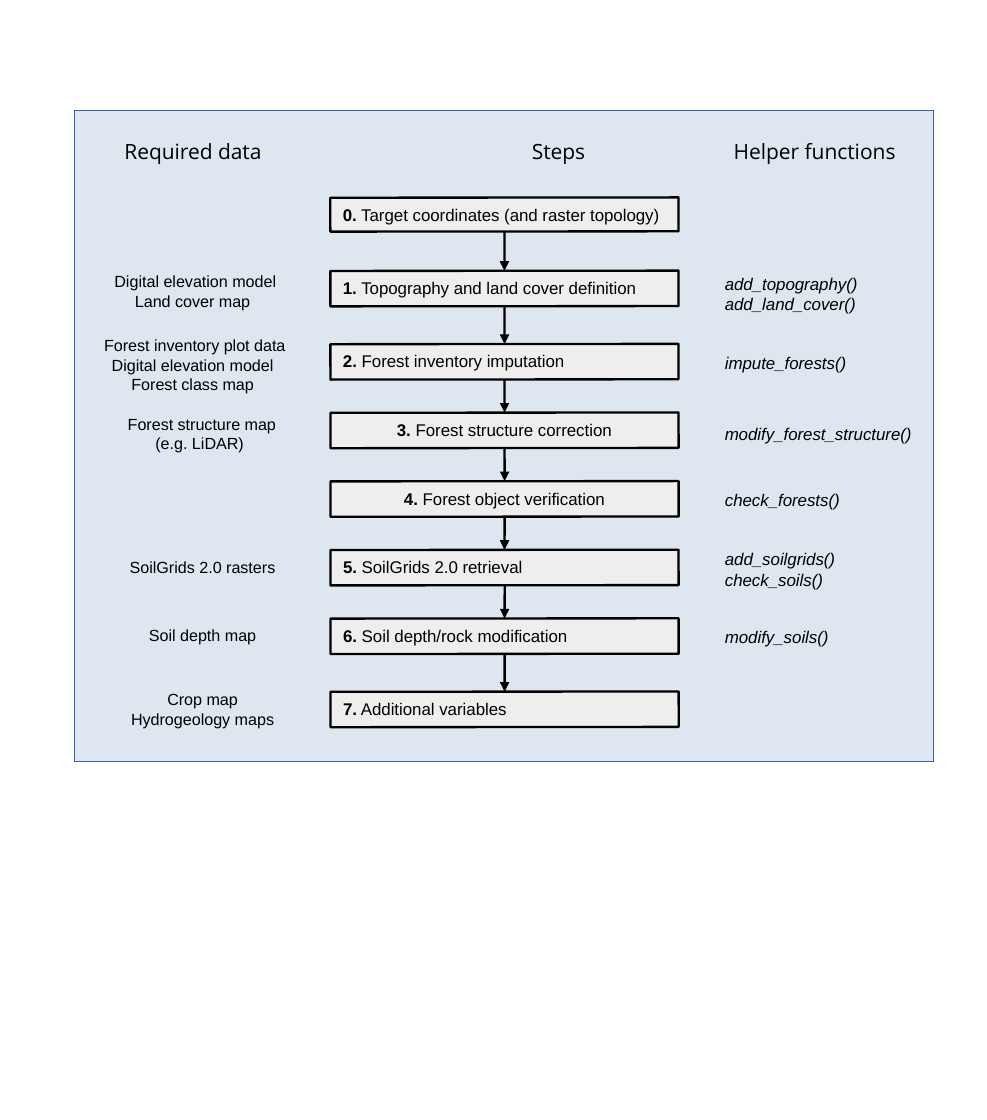
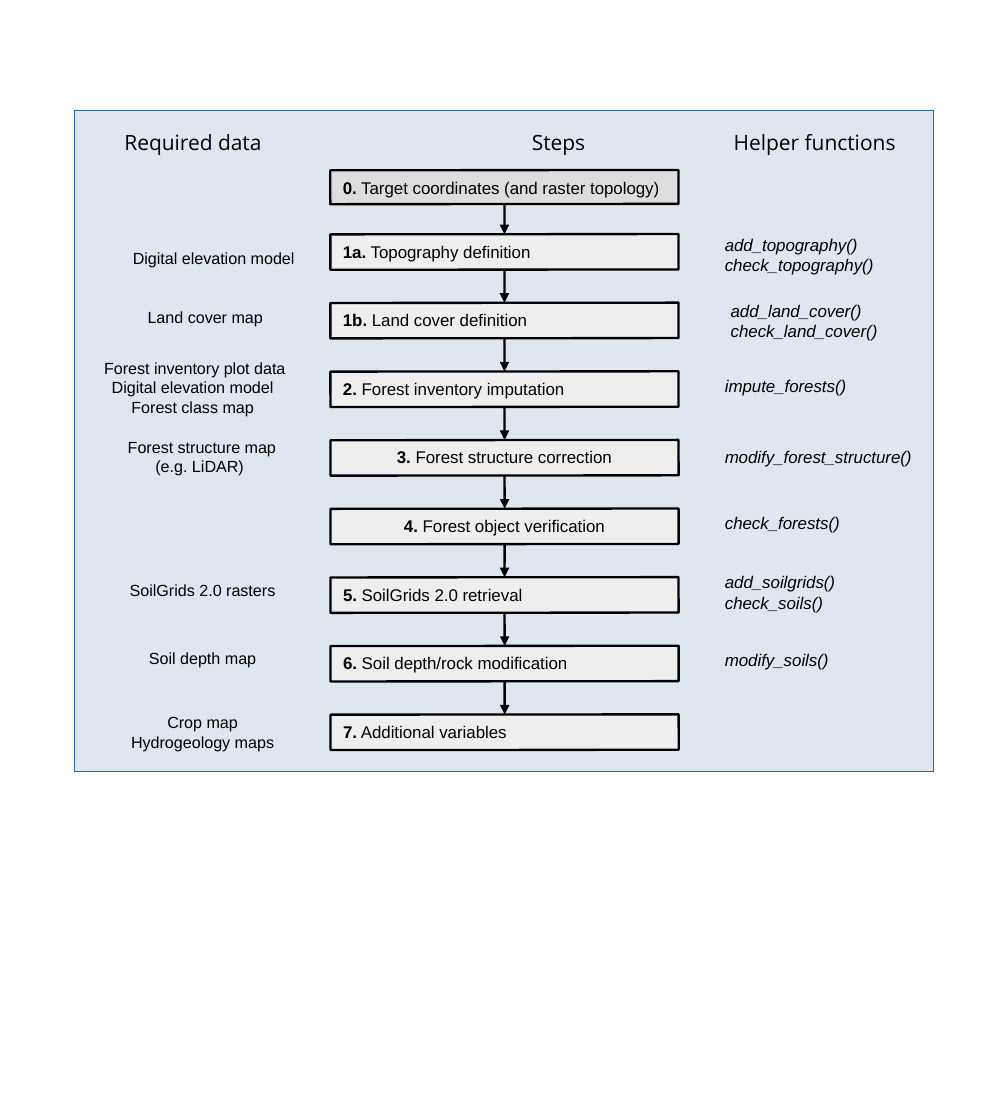
Before and after one commit to emf-creaf/medfatebook, a slide deck: slide 1 of figures/Landscape_init_workflow.odp. Drawn at 987x1120 pixels with LibreOffice and Linux fonts; fonts in the diff are those of the drawing. Boxes give left, top, right and bottom in pixels: in the first picture for what was removed or moved away, otherwise in the second. Text is boxed around its words. In the diff, an @@ line names an element or a change of style, - is before the commit and + after.

Commit message:
data structures

```diff
--- a/figures/Landscape_init_workflow.odp
+++ b/figures/Landscape_init_workflow.odp
@@ rectangle: place and size @@
-rectangle at (74,110,934,761)
+rectangle at (74,110,934,771)
@@ 3 texts: place and size @@
-3 texts at (124,143,896,164)
+3 texts at (124,134,896,155)
@@ rectangle "0. Target coordinates (and raster ...": place and size @@
-rectangle "0. Target coordinates (and raster ..." at (330,197,678,231)
+rectangle "0. Target coordinates (and raster ..." at (330,169,678,204)
@@ rectangle "0. Target coordinates (and raster ..." at (330,169,678,204): fill #EEEEEE to #DDDDDD @@
@@ arrow added from (504, 204) to (504, 235), #000000 1.45 pt @@
@@ text "Digital elevation model": place and size @@
-text "Digital elevation model" at (114,275,276,311)
+text "Digital elevation model" at (133,252,295,268)
@@ rectangle added at (330,234,678,271), fill #EEEEEE, outline #000000 1.45 pt, 10.5 pt, text #000000 @@
+1a. Topography definition
@@ text added at (725,238,874,275), 10.5 pt, text #000000, italic @@
+add_topography()
+check_topography()
@@ arrow moved from (504, 231) - (504, 271) to (504, 269) - (504, 303) @@
@@ text at (135,295,250,311): paragraph removed @@
-Land cover map
@@ text "add_land_cover()": place and size @@
-text "add_land_cover()" at (725,277,858,314)
+text "add_land_cover()" at (731,304,878,341)
@@ text at (725,277,858,294): paragraph removed @@
-add_topography()
@@ text added at (148,311,263,327), 10 pt, text #000000 @@
+Land cover map
@@ rectangle "1b. Land cover definition": place and size @@
-rectangle "1b. Land cover definition" at (330,270,678,307)
+rectangle "1b. Land cover definition" at (330,303,678,339)
@@ text in rectangle at (343,313,527,326): text changed @@
-1. Topography and land cover definition
+1b. Land cover definition
@@ text at (731,324,878,341): paragraph added @@
+check_land_cover()
@@ 5 rectangles, 4 arrows: place and size @@
-5 rectangles, 4 arrows at (331,307,679,654)
+5 rectangles, 4 arrows at (331,338,679,682)
@@ 3 texts, 1 rectangle, 1 arrow: place and size @@
-3 texts, 1 rectangle, 1 arrow at (331,356,912,727)
+3 texts, 1 rectangle, 1 arrow at (331,379,912,750)
@@ arrow moved from (505, 654) - (505, 691) to (505, 682) - (505, 714) @@
@@ 7 texts: place and size @@
-7 texts at (104,339,835,729)
+7 texts at (104,362,835,751)
```
Also in this commit, not shown: 40 other files.
